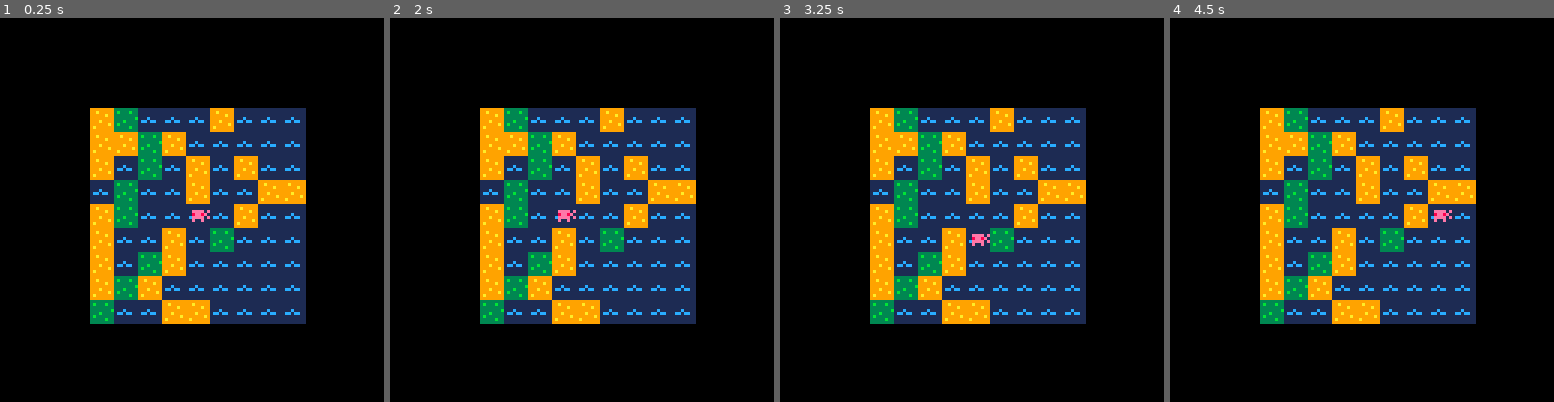
Above: before the commit, frames 1-4 (left to right).
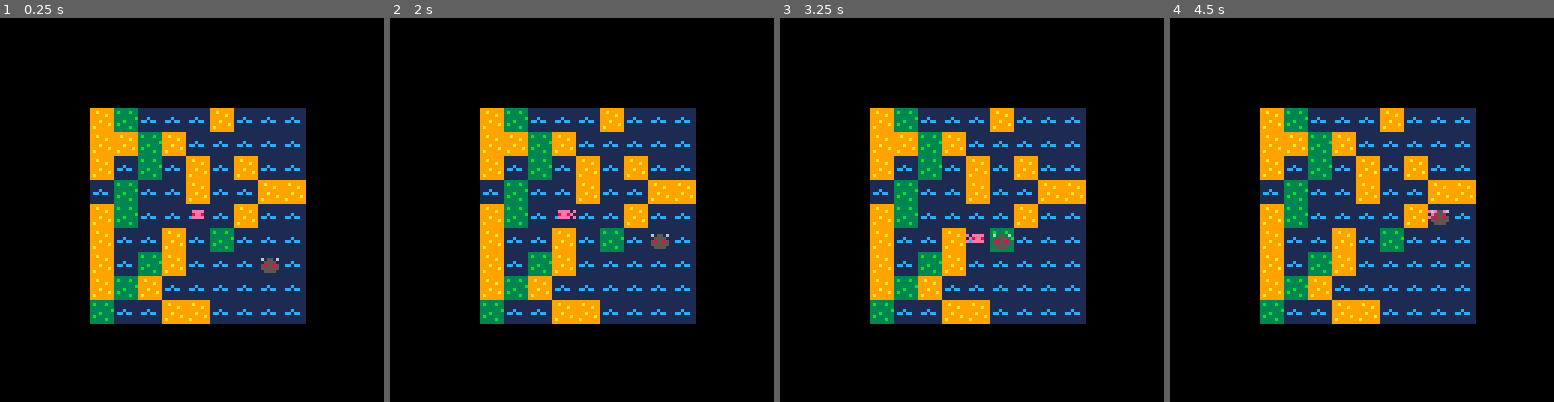
Above: after the commit, the same moments.

Repository: Rabbival/Pico8GridGame
Game: PICO-8 cartridge grid_game_main.p8
The game is run twice, just before and just after one commit, with the same random seed, the same clock (stepped at 60 frames per second) and the same inputs.
Inputs:
- Up to frame 1 (0.25 s): no input
- Up to frame 2 (2 s): tap O (Z key) at 0.33, 0.7, 1.43 s; tap X (X key) at 1.07 s; hold Left from 1.97 s (still down)
- Up to frame 3 (3.25 s): tap X (X key) every 0.33 s from 2.07 to 3.07 s; tap O (Z key) at 2.22, 3.1 s; release Left at 2.37 s; hold Down 2.42-2.82 s; hold Right from 2.87 s (still down)
- Up to frame 4 (4.5 s): tap X (X key) every 0.33 s from 3.4 to 4.4 s; release Right at 3.53 s; hold Up 3.58-4.08 s; tap O (Z key) at 3.98 s; hold Right from 4.13 s (still down)

The runs differ from the first frame. In frame 1, 0.2% of the frame differs, in the area x 50-73%, y 50-67%; in frame 2, 0.2%; in frame 3, 0.2%, in the area x 48-61%, y 56-61%; in frame 4, 0.2%.

Commit message:
add enemies
*enemies update their target when the player moves
*enemies plan random path to their targets
*I also refactored a bit

Diff:
--- /dev/null
+++ b/bullet_manager.lua
@@ -0,0 +1,3 @@
+function init_bullet_list()
+    bullets = {}
+end
--- a/common_logic.lua
+++ /dev/null
@@ -1,7 +0,0 @@
-function rnd_whole_exc(min, max)
-    return flr(rnd(max-min)) + flr(min)
-end
-
-function world_from_tile_axis(axis_index)
-    return MAP_FIRST_TILE_OFFSET + axis_index * MAP_CELL_SIZE
-end
--- /dev/null
+++ b/common_logic/data_structures.lua
@@ -0,0 +1,6 @@
+function add_key_value_to_dictionary(dictionary, key, value)
+    key_value_pair = {}
+    key_value_pair.key = key
+    key_value_pair.value = value
+    add(dictionary, key_value_pair)
+end
--- /dev/null
+++ b/common_logic/map_logic.lua
@@ -0,0 +1,37 @@
+function world_from_tile_axis(axis_index)
+    return MAP_FIRST_TILE_OFFSET + axis_index * MAP_CELL_SIZE
+end
+
+function move_unit(direction, unit)
+    desired_location = desire_location_by_direction(direction, unit)
+    if valid_tile(desired_location) then
+        unit.row = desired_location.row
+        unit.col = desired_location.col
+    elseif unit.map_exit_policy == DESPAWN then
+        destroy(unit)
+    end
+end
+
+function desire_location_by_direction(direction, unit)
+    desired_location = {}
+    desired_location.row = unit.row
+    desired_location.col = unit.col
+    if direction == UP then
+        desired_location.row -= 1
+    elseif direction == RIGHT then
+        desired_location.col += 1
+    elseif direction == DOWN then
+        desired_location.row += 1
+    elseif direction == LEFT then
+        desired_location.col -= 1
+    end
+    return desired_location
+end
+
+function valid_tile(location)
+    if location.row > 0 and location.row <= MAP_ROW_COUNT and location.col > 0 and location.col <= MAP_COL_COUNT then
+        return true
+    else
+        return false
+    end
+end
--- /dev/null
+++ b/common_logic/path_maker.lua
@@ -0,0 +1,51 @@
+
+function tile_delta(first_location, second_location)
+    delta = {}
+    delta.col = second_location.col - first_location.col
+    delta.row = second_location.row - first_location.row
+    return delta
+end
+
+function tile_delta_to_direction_seq(tile_delta)
+    move_sequence = {}
+    tile_delta_move_count = abs(tile_delta.col) + abs(tile_delta.row)
+    for i=1,tile_delta_move_count do
+        next_direction_candidates = {}
+        if tile_delta.col > 0 then
+            add(next_direction_candidates, RIGHT)
+        end
+        if tile_delta.col < 0 then
+            add(next_direction_candidates, LEFT)
+        end
+        if tile_delta.row > 0 then
+            add(next_direction_candidates, DOWN)
+        end
+        if tile_delta.row < 0 then
+            add(next_direction_candidates, UP)
+        end
+        chosen_direction = choose_direction_from_candidates(next_direction_candidates)
+        add_direction_to_seq_from_delta(tile_delta, move_sequence, chosen_direction)
+    end
+    return move_sequence
+end
+
+function choose_direction_from_candidates(next_direction_candidates)
+    if count(next_direction_candidates) == 2 then
+        return choose_random(next_direction_candidates[1], next_direction_candidates[2])
+    else
+        return next_direction_candidates[1]
+    end
+end
+
+function add_direction_to_seq_from_delta(tile_delta, move_sequence, direction)
+    add(move_sequence, direction)
+    if direction == RIGHT then
+        tile_delta.col -= 1
+    elseif direction == LEFT then
+        tile_delta.col += 1
+    elseif direction == DOWN then
+        tile_delta.row -= 1
+    else
+        tile_delta.row += 1
+    end
+end
--- /dev/null
+++ b/common_logic/randomizer.lua
@@ -0,0 +1,23 @@
+function rnd_whole_exc(min, max)
+    return flr(rnd(max-min)) + flr(min)
+end
+
+function rnd_exclude_range(min, max, exclude_min, exclude_max)
+    min_range_num = rnd_whole_exc(min, exclude_min)
+    max_range_num = rnd_whole_exc(exclude_max, max)
+    if min >= exclude_min then
+        return max_range_num
+    elseif max <= exclude_max then
+        return min_range_num
+    else
+        return choose_random(max_range_num, min_range_num)
+    end
+end
+
+function choose_random(first_option, second_option)
+    if rnd() > 0.5 then
+        return first_option
+     else
+         return second_option
+     end
+end
--- /dev/null
+++ b/consts/enemy_consts.lua
@@ -0,0 +1 @@
+ENEMY_COUNT = 1
--- a/consts/map_consts.lua
+++ b/consts/map_consts.lua
@@ -10,5 +10,9 @@
 GRASS_TILE_IDNTIFIER = 'g'
 SAND_TILE_IDNTIFIER = 's'
 WATER_TILE_IDNTIFIER = 'w'
+TILE_IDENTIFIERS = {GRASS_TILE_IDNTIFIER, SAND_TILE_IDNTIFIER, WATER_TILE_IDNTIFIER}
 
 MAP_FIRST_TILE_OFFSET = 22
+
+DESPAWN = 'd' BLOCK = 'b'
+MAP_EXIT_POLICIES = {DESPAWN, BLOCK}
--- a/consts/player_consts.lua
+++ b/consts/player_consts.lua
@@ -1,5 +1,6 @@
 PLAYER_INITIAL_ROW = 5
 PLAYER_INITAL_COL = 5
+SHOOT_BUTTON = 4
 
-up=2 right=1 down=3 left=0
-valid_moves = {up,right,down,left}
+UP=2 RIGHT=1 DOWN=3 LEFT=0
+DIRECTIONS = {UP,RIGHT,DOWN,LEFT}
--- a/consts/sprite_indexes.lua
+++ b/consts/sprite_indexes.lua
@@ -3,4 +3,10 @@
 WATER_TILE_SPRITE = 3
 PLAYER_GRASS_SPRITE = 4
 PLAYER_DESERT_SPRITE = 5
-PLAYER_WATER_SPRITE = 6
+PLAYER_WATER_LEFT_SPRITE = 6
+PLAYER_WATER_RIGHT_SPRITE = 7
+PLAYER_GRASS_BACK_SPRITE = 8
+PLAYER_DESERT_BACK_SPRITE = 9
+PLAYER_WATER_BACK_SPRITE = 10
+PLAYER_WATER_FORWARD_SPRITE = 11
+ENEMY_SPRITE = 12
--- a/draw.lua
+++ b/draw.lua
@@ -2,6 +2,9 @@
     cls()
     draw_map()
     draw_player()
+    draw_enemies()
+    -- print(debugVal1)
+    -- print(debugVal2)
 end
 
 function draw_map()
@@ -28,11 +31,39 @@
 
 function draw_player()
     if player.form == GRASS_TILE_IDNTIFIER then
-        sprite_index = PLAYER_GRASS_SPRITE
-    elseif player.form == SAND_TILE_IDNTIFIER then
-        sprite_index = PLAYER_DESERT_SPRITE
-    elseif player.form == WATER_TILE_IDNTIFIER then
-        sprite_index = PLAYER_WATER_SPRITE
+        if player.heading_direction == UP then
+            sprite_index = PLAYER_GRASS_BACK_SPRITE
+        else
+            sprite_index = PLAYER_GRASS_SPRITE
+        end
+    end
+    if player.form == SAND_TILE_IDNTIFIER then
+        if player.heading_direction == UP then
+            sprite_index = PLAYER_DESERT_BACK_SPRITE
+        else
+            sprite_index = PLAYER_DESERT_SPRITE
+        end
+    end
+    if player.form == WATER_TILE_IDNTIFIER then
+        if player.heading_direction == UP then
+            sprite_index = PLAYER_WATER_BACK_SPRITE
+        elseif player.heading_direction == DOWN then
+            sprite_index = PLAYER_WATER_FORWARD_SPRITE
+        elseif player.heading_direction == LEFT then
+            sprite_index = PLAYER_WATER_LEFT_SPRITE
+        else
+            sprite_index = PLAYER_WATER_RIGHT_SPRITE
+        end
     end
     spr(sprite_index, world_from_tile_axis(player.col), world_from_tile_axis(player.row))
 end
+
+function draw_enemies()
+    for enemy in all(enemies) do
+        draw_enemy(enemy)
+    end
+end
+
+function draw_enemy(enemy)
+    spr(ENEMY_SPRITE, world_from_tile_axis(enemy.col), world_from_tile_axis(enemy.row))
+end
--- /dev/null
+++ b/enemy_manager.lua
@@ -0,0 +1,61 @@
+function spawn_enemies()
+    enemies = {}
+    for i=1,ENEMY_COUNT do
+        newborn_enemy = spawn_enemy()
+        add(enemies, newborn_enemy)
+    end
+end
+
+function spawn_enemy()
+    enemy = {}
+    enemy.row = rnd_exclude_range(1, MAP_ROW_COUNT, player.row-1, player.row+1)
+    enemy.col = rnd_exclude_range(1, MAP_COL_COUNT, player.col-1, player.col+1)
+    enemy.path = determine_path_to_player(enemy)
+    enemy.next_move_index = 1
+    enemy.heading_direction = enemy.path[1]
+    player.map_exit_policy = BLOCK
+    return enemy
+end
+
+function update_enemies()
+    update_enemy_paths_if_player_moved()
+    move_enemies_along_path_if_player_acted()
+end
+
+function update_enemy_paths_if_player_moved()
+    if player.just_moved do
+        for enemy in all(enemies) do
+            enemy.path = determine_path_to_player(enemy)
+            enemy.next_move_index = 1
+        end
+    end
+end
+
+
+function move_enemies_along_path_if_player_acted()
+    for i=1,player.acts_this_turn do
+        for enemy in all(enemies) do
+            move_enemy_along_path(enemy)
+        end
+    end
+end
+
+function move_enemy_along_path(enemy)
+    if enemy.next_move_index <= count(enemy.path) do
+        next_move_direction = enemy.path[enemy.next_move_index]
+        move_unit(next_move_direction, enemy)
+        enemy.next_move_index += 1
+    end
+end
+
+function determine_path_to_player(enemy)
+    delta_to_player = tile_delta(enemy_location(enemy), player_location())
+    return tile_delta_to_direction_seq(delta_to_player)
+end
+
+function enemy_location(enemy)
+    location = {}
+    location.col = enemy.col
+    location.row = enemy.row
+    return location
+end
--- a/grid_game_main.p8
+++ b/grid_game_main.p8
@@ -4,18 +4,24 @@
 #include init.lua
 #include update.lua
 #include draw.lua
-#include common_logic.lua
+#include common_logic/map_logic.lua
 #include consts/map_consts.lua
 #include map_gen.lua
 #include consts/sprite_indexes.lua
 #include consts/player_consts.lua
 #include player_manager.lua
+#include consts/enemy_consts.lua
+#include enemy_manager.lua
+#include common_logic/randomizer.lua
+#include common_logic/path_maker.lua
+#include bullet_manager.lua
+#include common_logic/data_structures.lua
 __gfx__
-00000000333333339999999911111111000000000044440000000000000000000000000000000000000000000000000000000000000000000000000000000000
-000000003b333b3399a9999911111111000000000444444000000000000000000000000000000000000000000000000000000000000000000000000000000000
-007007003333333399999a991111111100eeee0000eeee0000eeee0e000000000000000000000000000000000000000000000000000000000000000000000000
-000770003333333b99999999111c1111008ee800008ee800008ee8e0000000000000000000000000000000000000000000000000000000000000000000000000
-00077000333b3333999a99991cc1cc1100eeee0000eeee0000eeee0e000000000000000000000000000000000000000000000000000000000000000000000000
-007007003b333333999999a91111111100e00e0000e00e0000e00e00000000000000000000000000000000000000000000000000000000000000000000000000
-0000000033333b339a9999991111111100e00e0000e00e0000000000000000000000000000000000000000000000000000000000000000000000000000000000
+00000000333333339999999911111111000000000044440000000000000000000000000000444400000000000000000000000000000000000000000000000000
+000000003b333b3399a9999911111111000000000444444000000000000000000000000004444440000000000000000000000000000000000000000000000000
+007007003333333399999a991111111100eeee0000eeee0000eeee0ee0eeee0000eeee0000eeee0000eeee0000eeee0006055060000660000006600000066000
+000770003333333b99999999111c1111008ee800008ee800008ee8e00e8ee80000eeee0000eeee0000eeee00008ee80000555500006bb600006aa600006cc600
+00077000333b3333999a99991cc1cc1100eeee0000eeee0000eeee0ee0eeee0000eeee0000eeee0000eeee0000eeee0005855850006bb600006aa600006cc600
+007007003b333333999999a91111111100e00e0000e00e00000000000000000000e00e0000e00e00000000000000000005555550000660000006600000066000
+0000000033333b339a9999991111111100e00e0000e00e00000000000000000000e00e0000e00e00000000000000000000555500000000000000000000000000
 00000000333333339999999911111111000000000000000000000000000000000000000000000000000000000000000000000000000000000000000000000000
--- a/init.lua
+++ b/init.lua
@@ -1,4 +1,6 @@
 function _init()
+    init_bullet_list()
     generate_map()
     spawn_player()
+    spawn_enemies()
 end
--- a/map_gen.lua
+++ b/map_gen.lua
@@ -12,35 +12,36 @@
 
 function generate_row()
     row = {}
-    grass_count = rnd_whole_exc(MIN_GRASS_PER_ROW, MAX_GRASS_PER_ROW)
-    sand_count = rnd_whole_exc(MIN_SAND_PER_ROW, MAX_SAND_PER_ROW)
-    water_count = MAP_COL_COUNT - (grass_count + sand_count)
+    tile_count_dictionary = initialize_tile_count_dictionary()
     for index=1,MAP_COL_COUNT do
-        chosen_tile_identifier = pick_random_tile(grass_count, sand_count, water_count)
-        if chosen_tile_identifier == GRASS_TILE_IDNTIFIER then
-            grass_count -= 1
-        end
-        if chosen_tile_identifier == SAND_TILE_IDNTIFIER then
-            sand_count -= 1
-        end
-        if chosen_tile_identifier == WATER_TILE_IDNTIFIER then
-            water_count -= 1
+        chosen_tile_identifier = pick_random_tile(tile_count_dictionary)
+        for i=1,count(tile_count_dictionary) do
+            if chosen_tile_identifier == tile_count_dictionary[i].key then
+                tile_count_dictionary[i].value -= 1
+            end
         end
         add(row, chosen_tile_identifier)
     end
     return row
 end
 
-function pick_random_tile(grass_count, sand_count, water_count)
+function initialize_tile_count_dictionary()
+    tile_count_dictionary = {}
+    grass_count = rnd_whole_exc(MIN_GRASS_PER_ROW, MAX_GRASS_PER_ROW)
+    add_key_value_to_dictionary(tile_count_dictionary, GRASS_TILE_IDNTIFIER, grass_count)
+    sand_count = rnd_whole_exc(MIN_SAND_PER_ROW, MAX_SAND_PER_ROW)
+    add_key_value_to_dictionary(tile_count_dictionary, SAND_TILE_IDNTIFIER, sand_count)
+    water_count = MAP_COL_COUNT - (grass_count + sand_count)
+    add_key_value_to_dictionary(tile_count_dictionary, WATER_TILE_IDNTIFIER, water_count)
+    return tile_count_dictionary
+end
+
+function pick_random_tile(tile_count_dictionary)
     non_zeros = {}
-    if grass_count != 0 then
-        add(non_zeros, GRASS_TILE_IDNTIFIER)
-    end
-    if sand_count != 0 then
-        add(non_zeros, SAND_TILE_IDNTIFIER)
-    end
-    if water_count != 0 then
-        add(non_zeros, WATER_TILE_IDNTIFIER)
+    for i=1,count(tile_count_dictionary) do
+        if tile_count_dictionary[i].value != 0 then
+            add(non_zeros, tile_count_dictionary[i].key)
+        end
     end
     chosen_tile_type_index = rnd_whole_exc(1, count(non_zeros)+1)
     return non_zeros[chosen_tile_type_index]
--- a/player_manager.lua
+++ b/player_manager.lua
@@ -3,33 +3,29 @@
     player.row = PLAYER_INITIAL_ROW
     player.col = PLAYER_INITAL_COL
     player.form = map[player.row][player.col]
+    player.acts_this_turn = 0
+    player.just_moved = false
+    player.heading_direction = DOWN
+    player.map_exit_policy = BLOCK
+end
+
+function update_player()
+    player.acts_this_turn = 0
+    update_player_location()
+    update_player_form()
 end
 
 
 function update_player_location()
-    for i=1,#valid_moves do
-        if btnp(valid_moves[i]) then
-            move_player(valid_moves[i])
-        end
-    end
-end
-
-function move_player(direction)
-    if direction == up then
-        if player.row > 1 then
-            player.row -= 1
-        end
-    elseif direction == right then
-        if player.col < MAP_COL_COUNT then
-            player.col += 1
-        end
-    elseif direction == down then
-        if player.row < MAP_ROW_COUNT then
-            player.row += 1
-        end
-    elseif direction == left then
-        if player.col > 1 then
-            player.col -= 1
+    player.just_moved = false
+    for i=1,#DIRECTIONS do
+        direction = DIRECTIONS[i]
+        if btnp(direction) then
+            player.acts_this_turn += 1
+            player.just_moved = true
+            player.heading_direction = direction
+            move_unit(direction, player)
+            break
         end
     end
 end
@@ -37,3 +33,10 @@
 function update_player_form()
     player.form = map[player.row][player.col]
 end
+
+function player_location()
+    location = {}
+    location.col = player.col
+    location.row = player.row
+    return location
+end
--- a/update.lua
+++ b/update.lua
@@ -1,4 +1,9 @@
 function _update()
-    update_player_location()
-    update_player_form()
+    update_player()
+    update_enemies()
 end
+
+function destroy(unit)
+    del(bullets, unit)
+    del(enemies, unit)
+end
